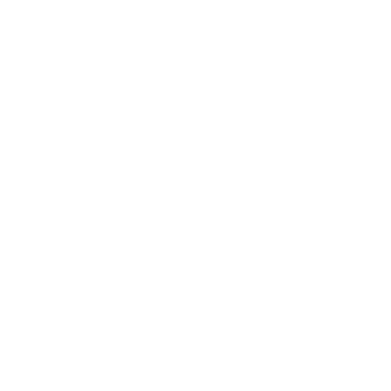
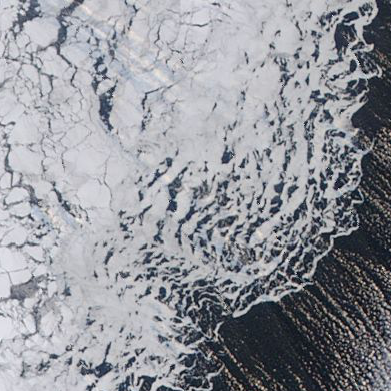
Two versions of the same layered image (391x391). Layer-by-layer changes:
added layer "070_barents-kara_seas_100km_20090302.aqua.truecolor.250m" above "Background" over <box>0,0,391,391</box>
